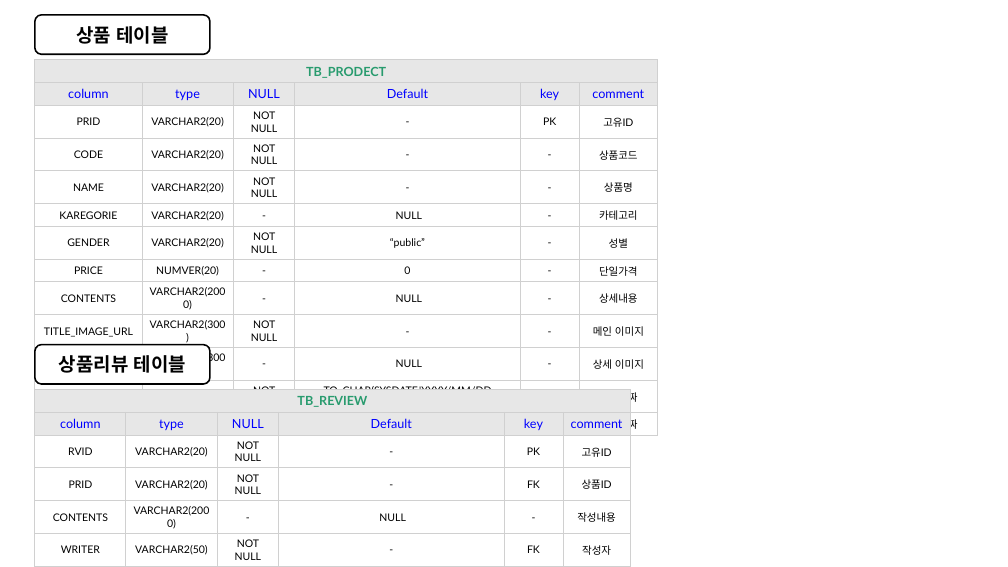
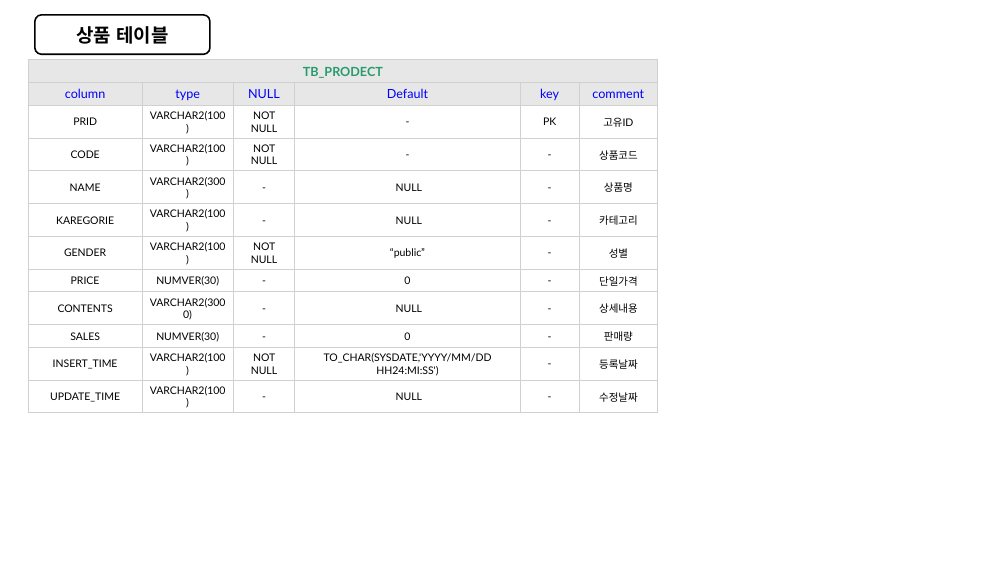
Before and after one commit to Engineer-Han/ITN2024, a slide deck: slide 3 of 01_메뉴얼/데이터 베이스/데이터베이스 스키마.pptx. Drawn at 1008x567 pixels with LibreOffice and Linux fonts; fonts in the diff are those of the drawing. Boxes give left, top, right and bottom in pixels: in the first picture for what was removed or moved away, otherwise in the second. Text is boxed around its words. In the diff, an @@ line names an element or a change of style, - is before the commit and + after.

```diff
--- a/01_메뉴얼/데이터 베이스/데이터베이스 스키마.pptx
+++ b/01_메뉴얼/데이터 베이스/데이터베이스 스키마.pptx
@@ table at <box>28,60,658,406</box> @@
-row 3: PRID | VARCHAR2(20) | NOT NULL | - | PK | 고유ID
-row 4: CODE | VARCHAR2(20) | NOT NULL | - | - | 상품코드
-row 5: NAME | VARCHAR2(20) | NOT NULL | - | - | 상품명
-row 6: KAREGORIE | VARCHAR2(20) | - | NULL | - | 카테고리
-row 7: GENDER | VARCHAR2(20) | NOT NULL | “public” | - | 성별
-row 8: PRICE | NUMVER(20) | - | 0 | - | 단일가격
-row 9: CONTENTS | VARCHAR2(2000) | - | NULL | - | 상세내용
-row 10: TITLE_IMAGE_URL | VARCHAR2(300) | NOT NULL | - | - | 메인 이미지
-row 11: DETAIL_IMAGE_URL | VARCHAR2(3000) | - | NULL | - | 상세 이미지
-row 12: INSERT_TIME | VARCHAR2(30) | NOT NULL | TO_CHAR(SYSDATE,'YYYY/MM/DD HH24:MI:SS') | - | 등록날짜
-row 13: UPDATE_TIME | VARCHAR2(30) | - | NULL | - | 수정날짜
+row 3: PRID | VARCHAR2(100) | NOT NULL | - | PK | 고유ID
+row 4: CODE | VARCHAR2(100) | NOT NULL | - | - | 상품코드
+row 5: NAME | VARCHAR2(300) | - | NULL | - | 상품명
+row 6: KAREGORIE | VARCHAR2(100) | - | NULL | - | 카테고리
+row 7: GENDER | VARCHAR2(100) | NOT NULL | “public” | - | 성별
+row 8: PRICE | NUMVER(30) | - | 0 | - | 단일가격
+row 9: CONTENTS | VARCHAR2(3000) | - | NULL | - | 상세내용
+row 10: SALES | NUMVER(30) | - | 0 | - | 판매량
+row 11: INSERT_TIME | VARCHAR2(100) | NOT NULL | TO_CHAR(SYSDATE,'YYYY/MM/DD HH24:MI:SS') | - | 등록날짜
+row 12: UPDATE_TIME | VARCHAR2(100) | - | NULL | - | 수정날짜
@@ table: place and size @@
-table at <box>35,60,658,433</box>
+table at <box>28,60,658,406</box>
@@ rounded rectangle removed at <box>35,345,210,384</box> @@
-상품리뷰 테이블
@@ table removed at <box>35,389,630,564</box>, 8 rows, 6 columns @@
-TB_REVIEW |  |  |  |  | 
-column | type | NULL | Default | key | comment
-RVID | VARCHAR2(20) | NOT NULL | - | PK | 고유ID
-PRID | VARCHAR2(20) | NOT NULL | - | FK | 상품ID
-CONTENTS | VARCHAR2(2000) | - | NULL | - | 작성내용
-WRITER | VARCHAR2(50) | NOT NULL | - | FK | 작성자
-INSERT_TIME | VARCHAR2(30) | NOT NULL | TO_CHAR(SYSDATE,'YYYY/MM/DD HH24:MI:SS') | - | 등록날짜
-UPDATE_TIME | VARCHAR2(30) | - | NULL | - | 수정날짜
```
Also in this commit, not shown: 8 other slides changed, 2 slides added, 2 other files.
